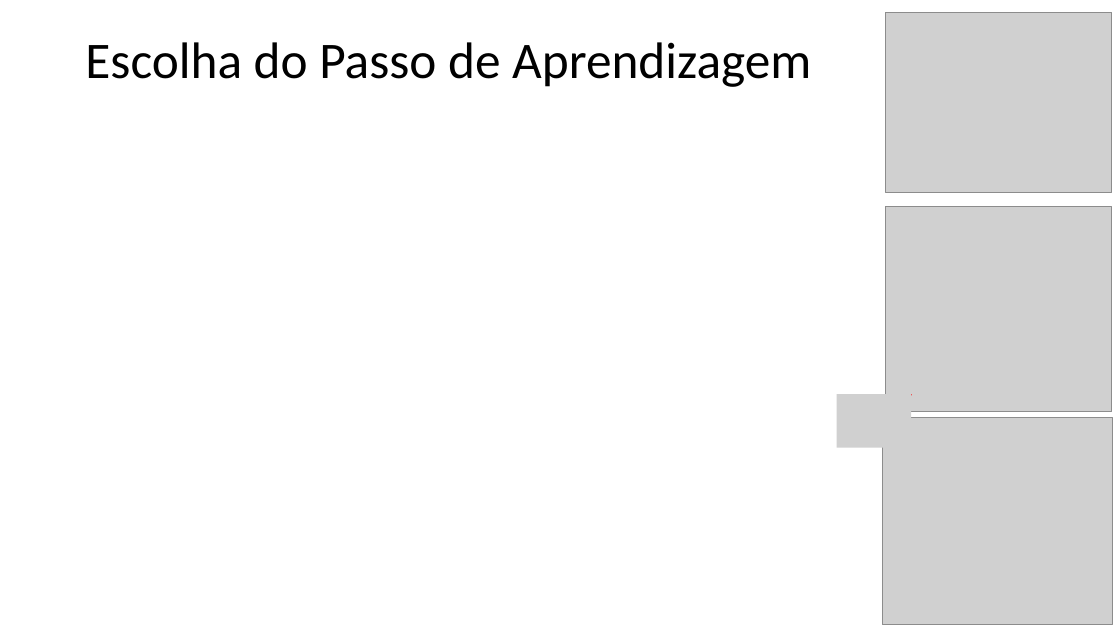
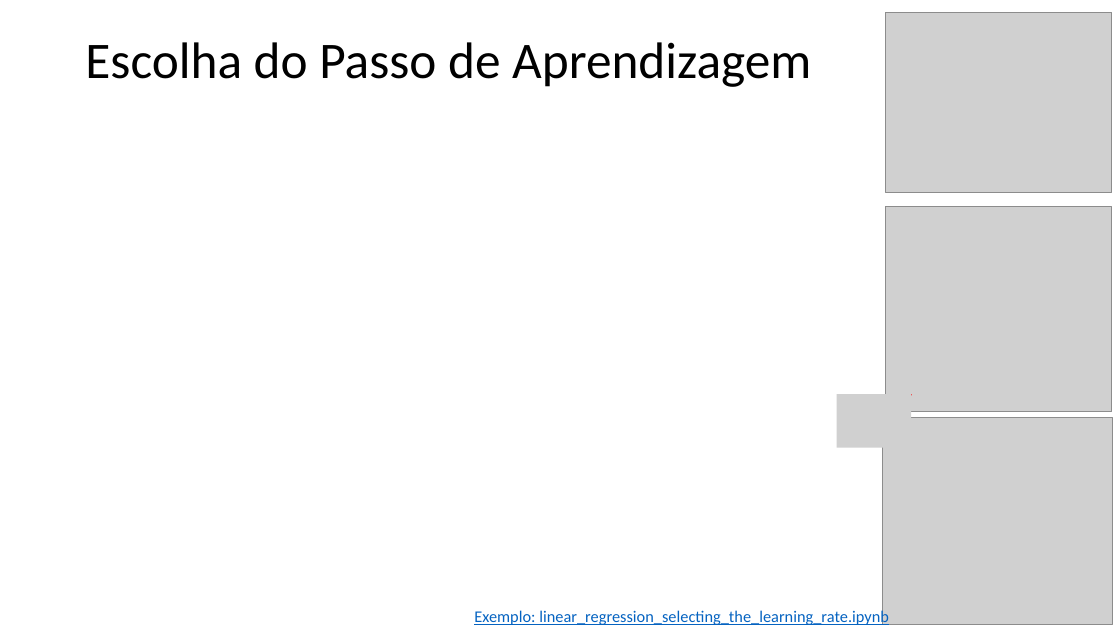
Before and after one commit to zz4fap/t319_aprendizado_de_maquina, a slide deck: slide 3 of slides/T319_Regressão_Linear (Parte III).pptx. Drawn at 1120x630 pixels with LibreOffice and Linux fonts; fonts in the diff are those of the drawing; grey boxes stand for pictures. Boxes give left, top, right and bottom in pixels: in the first picture for what was removed or moved away, otherwise in the second. Text is boxed around its words. In the diff, an @@ line names an element or a change of style, - is before the commit and + after.

```diff
--- a/slides/T319_Regressão_Linear (Parte III).pptx
+++ b/slides/T319_Regressão_Linear (Parte III).pptx
@@ text added at (474, 609, 889, 625), 14 pt, text #0563C1, underline @@
+Exemplo: linear_regression_selecting_the_learning_rate.ipynb
```
Also in this commit, not shown: 2 other slides changed, 4 other files.
